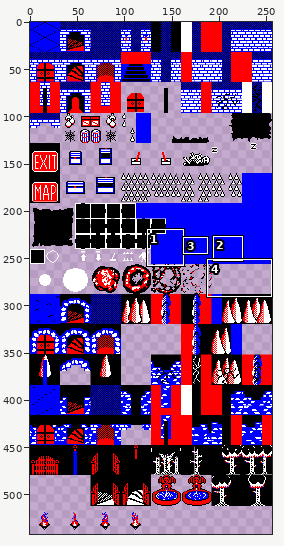
Two versions of one sprite sheet, resources/sprites/dungeon.png. Above, an overview of the earlier version with the close-up marked.
Close-up. Before the edit:
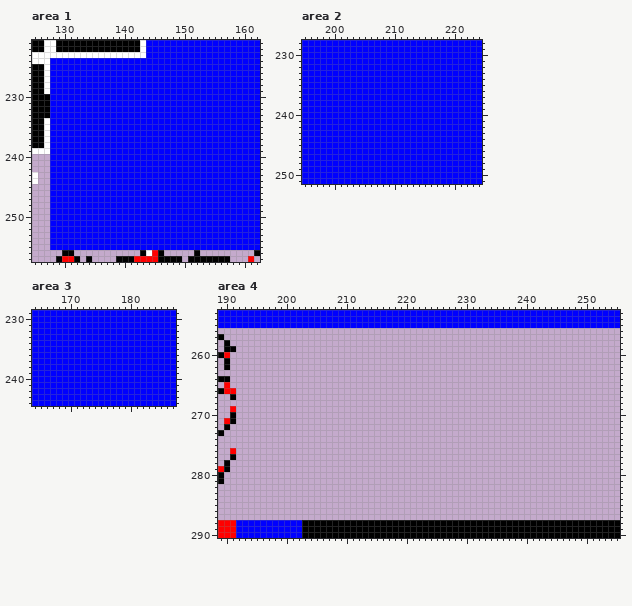
The file is 256x544 pixels. Pixels under 10% opacity are left out. Colours within 5 levels of each other are drawn and written as one. Shown: area 1: x 125..162, y 221..257; area 2: x 195..224, y 228..251; area 3: x 164..187, y 229..244; area 4: x 189..255, y 253..290. The wide view leaves out empty margins. The commit also changed other parts of the picture, which this record leaves out.
The result:
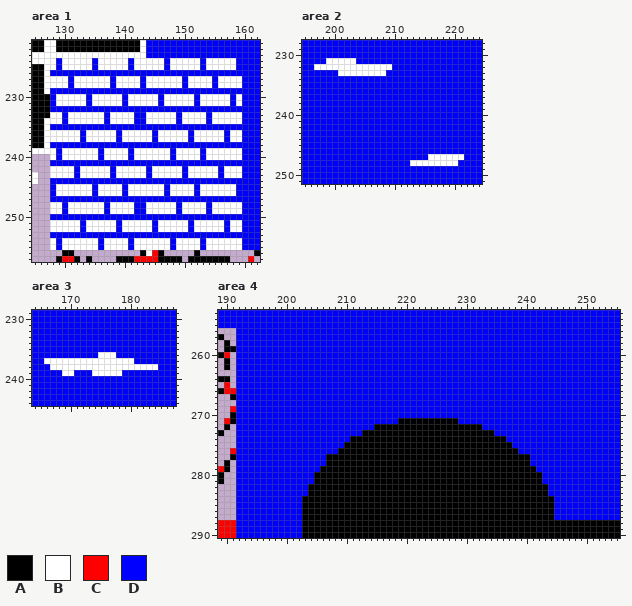
Palette (. is transparent): A #000000  B #ffffff  C #ff0000  D #0000ff
Change:
Area 1:
y 224..225: x 128 D -> B; x 130..134 DDDDD -> BBBBB; x 136..140 DDDDD -> BBBBB; x 142..146 DDDDD -> BBBBB; x 148..152 DDDDD -> BBBBB; x 154..158 DDDDD -> BBBBB
y 227..228: x 128..130 DDD -> BBB; x 132..137 DDDDDD -> BBBBBB; x 139..142 DDDD -> BBBB; x 144..149 DDDDDD -> BBBBBB; x 151..154 DDDD -> BBBB; x 156..159 DDDD -> BBBB
y 230..231: x 129..133 DDDDD -> BBBBB; x 135..139 DDDDD -> BBBBB; x 141..145 DDDDD -> BBBBB; x 147..151 DDDDD -> BBBBB; x 153..157 DDDDD -> BBBBB; x 159 D -> B
y 233..234: x 128..129 DD -> BB; x 131..136 DDDDDD -> BBBBBB; x 138..141 DDDD -> BBBB; x 144..148 DDDDD -> BBBBB; x 150..153 DDDD -> BBBB; x 155..159 DDDDD -> BBBBB
y 236..237: x 128..132 DDDDD -> BBBBB; x 134..138 DDDDD -> BBBBB; x 140..144 DDDDD -> BBBBB; x 146..150 DDDDD -> BBBBB; x 152..156 DDDDD -> BBBBB; x 158..159 DD -> BB
y 239..240: x 128 D -> B; x 130..135 DDDDDD -> BBBBBB; x 137..140 DDDD -> BBBB; x 142..147 DDDDDD -> BBBBBB; x 149..152 DDDD -> BBBB; x 154..159 DDDDDD -> BBBBBB
y 242..243: x 128..131 DDDD -> BBBB; x 133..137 DDDDD -> BBBBB; x 139..143 DDDDD -> BBBBB; x 145..149 DDDDD -> BBBBB; x 151..155 DDDDD -> BBBBB; x 157..159 DDD -> BBB
y 245..246: x 129..134 DDDDDD -> BBBBBB; x 136..139 DDDD -> BBBB; x 141..146 DDDDDD -> BBBBBB; x 148..151 DDDD -> BBBB; x 153..158 DDDDDD -> BBBBBB
y 248..249: x 128..129 DD -> BB; x 131..136 DDDDDD -> BBBBBB; x 138..141 DDDD -> BBBB; x 144..148 DDDDD -> BBBBB; x 150..153 DDDD -> BBBB; x 155..159 DDDDD -> BBBBB
y 251..252: x 128..132 DDDDD -> BBBBB; x 134..138 DDDDD -> BBBBB; x 140..144 DDDDD -> BBBBB; x 146..150 DDDDD -> BBBBB; x 152..156 DDDDD -> BBBBB; x 158..159 DD -> BB
y 254..255: x 128 D -> B; x 130..135 DDDDDD -> BBBBBB; x 137..140 DDDD -> BBBB; x 142..147 DDDDDD -> BBBBBB; x 149..152 DDDD -> BBBB; x 154..159 DDDDDD -> BBBBBB
Area 2:
y 231: x 199..203 DDDDD -> BBBBB
y 232: x 197..209 DDDDDDDDDDDDD -> BBBBBBBBBBBBB
y 233: x 201..208 DDDDDDDD -> BBBBBBBB
y 247: x 216..221 DDDDDD -> BBBBBB
y 248: x 213..220 DDDDDDDD -> BBBBBBBB
Area 3:
y 236: x 175..177 DDD -> BBB
y 237: x 166..180 DDDDDDDDDDDDDDD -> BBBBBBBBBBBBBBB
y 238: x 167..184 DDDDDDDDDDDDDDDDDD -> BBBBBBBBBBBBBBBBBB
y 239: x 169..170 DD -> BB; x 174..178 DDDDD -> BBBBB
Area 4:
y 256..270: x 192..255 ................................................................ -> DDDDDDDDDDDDDDDDDDDDDDDDDDDDDDDDDDDDDDDDDDDDDDDDDDDDDDDDDDDDDDDD
y 271: x 192..255 ................................................................ -> DDDDDDDDDDDDDDDDDDDDDDDDDDDAAAAAAAAAADDDDDDDDDDDDDDDDDDDDDDDDDDD
y 272: x 192..255 ................................................................ -> DDDDDDDDDDDDDDDDDDDDDDDAAAAAAAAAAAAAAAAAADDDDDDDDDDDDDDDDDDDDDDD
y 273: x 192..255 ................................................................ -> DDDDDDDDDDDDDDDDDDDDDAAAAAAAAAAAAAAAAAAAAAADDDDDDDDDDDDDDDDDDDDD
y 274: x 192..255 ................................................................ -> DDDDDDDDDDDDDDDDDDDAAAAAAAAAAAAAAAAAAAAAAAAAADDDDDDDDDDDDDDDDDDD
y 275: x 192..255 ................................................................ -> DDDDDDDDDDDDDDDDDDAAAAAAAAAAAAAAAAAAAAAAAAAAAADDDDDDDDDDDDDDDDDD
y 276: x 192..255 ................................................................ -> DDDDDDDDDDDDDDDDDAAAAAAAAAAAAAAAAAAAAAAAAAAAAAADDDDDDDDDDDDDDDDD
y 277..278: x 192..255 ................................................................ -> DDDDDDDDDDDDDDDAAAAAAAAAAAAAAAAAAAAAAAAAAAAAAAAAADDDDDDDDDDDDDDD
y 279: x 192..255 ................................................................ -> DDDDDDDDDDDDDDAAAAAAAAAAAAAAAAAAAAAAAAAAAAAAAAAAAADDDDDDDDDDDDDD
y 280..281: x 192..255 ................................................................ -> DDDDDDDDDDDDDAAAAAAAAAAAAAAAAAAAAAAAAAAAAAAAAAAAAAADDDDDDDDDDDDD
y 282..283: x 192..255 ................................................................ -> DDDDDDDDDDDDAAAAAAAAAAAAAAAAAAAAAAAAAAAAAAAAAAAAAAAADDDDDDDDDDDD
y 284..287: x 192..255 ................................................................ -> DDDDDDDDDDDAAAAAAAAAAAAAAAAAAAAAAAAAAAAAAAAAAAAAAAAAADDDDDDDDDDD
Changed places in both close-ups, as pixel boxes (x1, y1, x2, y2):
changed: (50, 58, 242, 250)
changed: (314, 58, 392, 76)
changed: (410, 154, 464, 166)
changed: (44, 352, 158, 376)
added: (236, 328, 620, 520)
